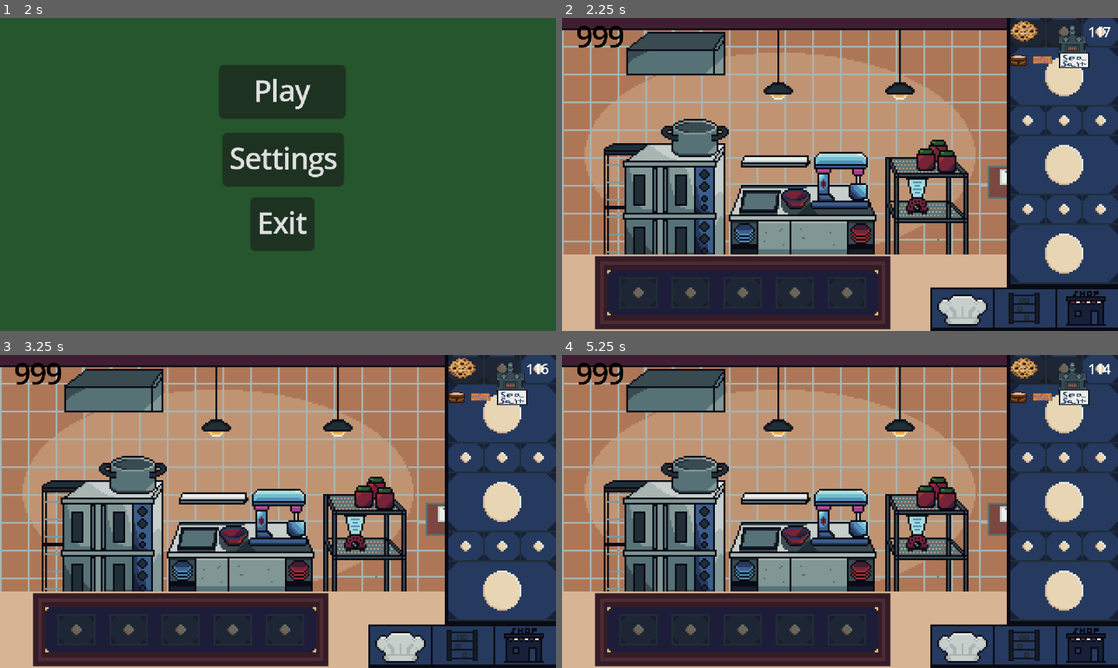
Above: before the commit, frames 1-4 (two rows, left to right).
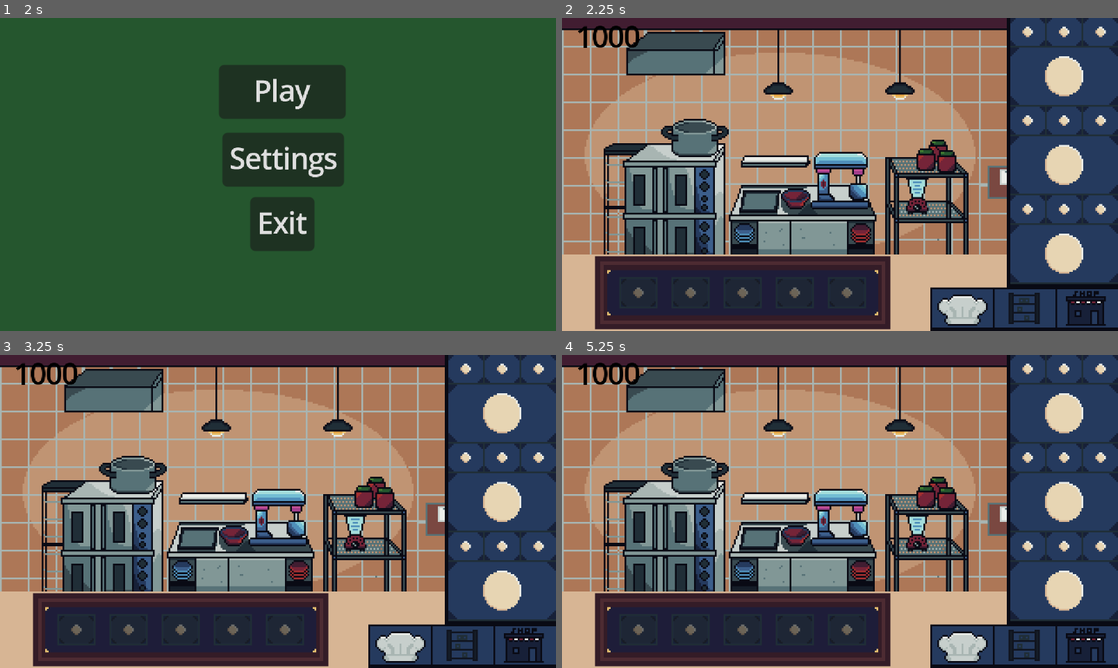
Above: after the commit, the same moments.

Repository: amusci/sweet-treat
Game: Godot game, scene res://Scenes/Areas/UIScenes/title_screen.tscn
Two runs of this game, one before a commit and one after it. Both use one fixed random seed, a clock stepped at 60 frames per second and the inputs below.
Inputs (mouse positions are in pixels of both pictures, inside the frame that each line leads up to):
- Up to frame 1 (2 s): click "Settings" at 0.5 s; click "Back" at 1.25 s
- Up to frame 2 (2.25 s): click "Play" at 2 s
- Up to frame 3 (3.25 s): tap Enter at 2.75 s; drag from (111, 536) to (283, 517) at 2.77 s
- Up to frame 4 (5.25 s): tap Space at 3.5, 5 s; drag from (845, 517) to (673, 536) at 3.52 s; tap Enter at 4.25 s; move the mouse to (639, 630) at 4.27 s; click (639, 630) at 4.42 s; drag from (689, 630) to (845, 517) at 5.02 s

Frame 1 is identical in both runs. In frame 2, 1.8% of the frame differs, in the area x 2-99%, y 0-16%; in frame 3, 1.8%; in frame 4, 1.8%.

Commit message:
Even more functional gameplay loop
Pause Menu Now has Music/SFX sliders
Pause Menu Now can escape to Title Screen
Going to Title Screen now clears all orders
Going to Title Screen now resets your money

Game Over Screen now clears all orders

Diff:
--- a/Scenes/Areas/UIScenes/Settings.tscn
+++ b/Scenes/Areas/UIScenes/Settings.tscn
@@ -1,6 +1,6 @@
 [gd_scene load_steps=3 format=3 uid="uid://ce0uynhqjxqih"]
 
-[ext_resource type="Script" uid="uid://emr0rprao5lu" path="res://Scripts/Main Menu/settings.gd" id="1_n2jip"]
+[ext_resource type="Script" uid="uid://emr0rprao5lu" path="res://Scripts/UIRelated/settings.gd" id="1_n2jip"]
 [ext_resource type="Texture2D" uid="uid://dv6a36mp5hvqj" path="res://Assets/TempAssets/Temp Title Background.png" id="2_oe156"]
 
 [node name="Settings" type="Control"]
--- /dev/null
+++ b/Scenes/Areas/UIScenes/game_over.tscn
@@ -0,0 +1,35 @@
+[gd_scene load_steps=3 format=3 uid="uid://be48fv38xwxjc"]
+
+[ext_resource type="Texture2D" uid="uid://cbp7qyiqpeatv" path="res://Assets/TempAssets/32x32.png" id="1_jq7qw"]
+[ext_resource type="Script" uid="uid://cvj0eho2wihh3" path="res://Scripts/UIRelated/game_over.gd" id="1_w400d"]
+
+[node name="GameOver" type="Control"]
+layout_mode = 3
+anchors_preset = 0
+script = ExtResource("1_w400d")
+
+[node name="TextureRect" type="TextureRect" parent="."]
+self_modulate = Color(0, 0, 1, 1)
+offset_right = 320.0
+offset_bottom = 179.0
+texture = ExtResource("1_jq7qw")
+
+[node name="Label" type="Label" parent="."]
+layout_mode = 0
+offset_right = 40.0
+offset_bottom = 22.3333
+text = "GAME OVER NOOOOOOOOOO YOU LOST
+
+you had so much fun didnt you lololol
+
+PLAY AGAIN?"
+
+[node name="Button" type="Button" parent="."]
+layout_mode = 0
+offset_left = 50.0
+offset_top = 131.0
+offset_right = 263.0
+offset_bottom = 162.0
+text = "YES PLEASE I WANNA PLAY"
+
+[connection signal="pressed" from="Button" to="." method="_on_button_pressed"]
--- a/Scenes/Areas/UIScenes/pause_menu.gd
+++ b/Scenes/Areas/UIScenes/pause_menu.gd
@@ -1,4 +1,20 @@
 extends Control
+
+const title_screen := "res://Scenes/Areas/UIScenes/title_screen.tscn"
+@onready var music_slider = $Music
+@onready var SFX_slider = $SFX
 
 func _ready():
 	process_mode = Node.PROCESS_MODE_ALWAYS
+	music_slider.value = MusicManager.get_current_volume()
+	SFX_slider.value = SfxManager.get_current_volume()
+
+func _on_button_pressed():
+	get_tree().change_scene_to_file(title_screen)
+	OrderManager.clear_all_orders()
+
+func _on_music_value_changed(value):
+	MusicManager.set_volume(value)
+
+func _on_sfx_value_changed(value):
+	SfxManager.set_volume(value)
--- a/Scenes/Areas/UIScenes/pause_menu.tscn
+++ b/Scenes/Areas/UIScenes/pause_menu.tscn
@@ -20,3 +20,56 @@
 offset_right = 40.0
 offset_bottom = 22.3333
 text = "THIS IS THE PAUSE SCREEN!!!!!! BRO!!!!!!!"
+
+[node name="Button" type="Button" parent="."]
+layout_mode = 0
+offset_left = 67.0
+offset_top = 134.0
+offset_right = 263.0
+offset_bottom = 165.0
+text = "RETURN TO MAIN MENU"
+
+[node name="Music" type="HSlider" parent="."]
+layout_mode = 0
+offset_left = 56.0
+offset_top = 52.0
+offset_right = 267.0
+offset_bottom = 68.0
+max_value = 1.0
+step = 0.001
+value = 0.5
+
+[node name="SFX" type="HSlider" parent="."]
+layout_mode = 0
+offset_left = 56.0
+offset_top = 100.0
+offset_right = 267.0
+offset_bottom = 116.0
+max_value = 1.0
+step = 0.001
+value = 0.5
+
+[node name="Label2" type="Label" parent="."]
+layout_mode = 0
+offset_left = 133.0
+offset_top = 31.0
+offset_right = 179.0
+offset_bottom = 53.3333
+text = "Music"
+
+[node name="Label3" type="Label" parent="."]
+layout_mode = 1
+anchors_preset = 15
+anchor_right = 1.0
+anchor_bottom = 1.0
+offset_left = 142.0
+offset_top = 75.0
+offset_right = 170.0
+offset_bottom = 97.3333
+grow_horizontal = 2
+grow_vertical = 2
+text = "SFX"
+
+[connection signal="pressed" from="Button" to="." method="_on_button_pressed"]
+[connection signal="value_changed" from="Music" to="." method="_on_music_value_changed"]
+[connection signal="value_changed" from="SFX" to="." method="_on_sfx_value_changed"]
--- a/Scenes/Areas/UIScenes/title_screen.tscn
+++ b/Scenes/Areas/UIScenes/title_screen.tscn
@@ -1,6 +1,6 @@
 [gd_scene load_steps=3 format=3 uid="uid://cs61hh6a5onuu"]
 
-[ext_resource type="Script" uid="uid://bjl1csrh6kwip" path="res://Scripts/Main Menu/title_screen.gd" id="1_qa6a4"]
+[ext_resource type="Script" uid="uid://bjl1csrh6kwip" path="res://Scripts/UIRelated/title_screen.gd" id="1_qa6a4"]
 [ext_resource type="Texture2D" uid="uid://dv6a36mp5hvqj" path="res://Assets/TempAssets/Temp Title Background.png" id="2_i50ag"]
 
 [node name="Title Screen" type="Control"]
@@ -9,11 +9,13 @@
 script = ExtResource("1_qa6a4")
 
 [node name="TextureRect" type="TextureRect" parent="."]
+layout_mode = 0
 offset_right = 320.0
 offset_bottom = 180.0
 texture = ExtResource("2_i50ag")
 
 [node name="Play" type="Button" parent="."]
+layout_mode = 0
 offset_left = 126.0
 offset_top = 27.0
 offset_right = 199.0
@@ -22,6 +24,7 @@
 "
 
 [node name="Settings" type="Button" parent="."]
+layout_mode = 0
 offset_left = 128.0
 offset_top = 66.0
 offset_right = 198.0
@@ -30,6 +33,7 @@
 "
 
 [node name="Exit" type="Button" parent="."]
+layout_mode = 0
 offset_left = 144.0
 offset_top = 103.0
 offset_right = 181.0
--- a/Scripts/ResourceClasses/MoneyUI.gd
+++ b/Scripts/ResourceClasses/MoneyUI.gd
@@ -1,10 +1,16 @@
 extends Control
 
 @onready var money_label = $MoneyLabel
+const game_over = "res://Scenes/Areas/UIScenes/game_over.tscn"
 
 func _ready():
 	money_label.text = str(Money.money)
 	Money.connect("change_money", _on_money_changed)
 
+func _process(_delta):
+	if Money.money <= 100:
+		get_tree().change_scene_to_file(game_over)
+
+
 func _on_money_changed(new_amount): #has _ before because it is connected to a signal
 	money_label.text = str(new_amount) #changes the text in the label to new amount value in the Money script
--- a/Scripts/Singleton/OrderManager.gd
+++ b/Scripts/Singleton/OrderManager.gd
@@ -191,3 +191,9 @@
 				return deeper if deeper != null else ing
 	# All subrecipes done
 	return null
+
+func clear_all_orders():
+	active_orders.clear()
+	progress_by_order_id.clear()
+	spawn_timer = 0.0
+	print("All orders cleared")
--- /dev/null
+++ b/Scripts/UIRelated/game_over.gd
@@ -0,0 +1,9 @@
+extends Node
+
+const title_screen := "res://Scenes/Areas/UIScenes/title_screen.tscn"
+
+func _ready():
+	OrderManager.clear_all_orders() # Clear all orders since we dead twin
+
+func _on_button_pressed():
+	get_tree().change_scene_to_file(title_screen)
--- a/Scripts/Main Menu/title_screen.gd
+++ b/Scripts/UIRelated/title_screen.gd
@@ -4,22 +4,23 @@
 @onready var settings_button = $Settings
 @onready var exit_button = $Exit
 
+var starting_money := 1000
 
 func _ready():
+	Money.money = starting_money # This will reset the players money
 	var music = preload("res://Assets/Music/Test Song.wav")
 	music.loop_mode = AudioStreamWAV.LOOP_FORWARD
 	MusicManager.play_music(music)
 
 func _on_play_pressed() -> void:
 	get_tree().change_scene_to_file("res://Scenes/Areas/bakery_playground.tscn")
+	OrderManager.clear_all_orders() # Clear all orders because I dont want to rewrite anything ATM
 	print("Play Pressed")
-
 
 func _on_settings_pressed() -> void:
 	get_tree().change_scene_to_file("res://Scenes/Areas/UIScenes/Settings.tscn")
 	print("Settings Pressed")
 
-
 func _on_exit_pressed() -> void:
 	get_tree().quit()
 	print("Exit Pressed")
--- a/default_bus_layout.tres
+++ b/default_bus_layout.tres
@@ -6,7 +6,7 @@
 bus/1/solo = false
 bus/1/mute = false
 bus/1/bypass_fx = false
-bus/1/volume_db = -24.137
+bus/1/volume_db = -80.0
 bus/1/send = &"Master"
 bus/2/name = &"SFX"
 bus/2/solo = false
Not shown, added: Scripts/UIRelated/game_over.gd.uid
Renamed: Scripts/Main Menu/settings.gd -> Scripts/UIRelated/settings.gd
Renamed: Scripts/Main Menu/settings.gd.uid -> Scripts/UIRelated/settings.gd.uid
Renamed: Scripts/Main Menu/title_screen.gd.uid -> Scripts/UIRelated/title_screen.gd.uid
